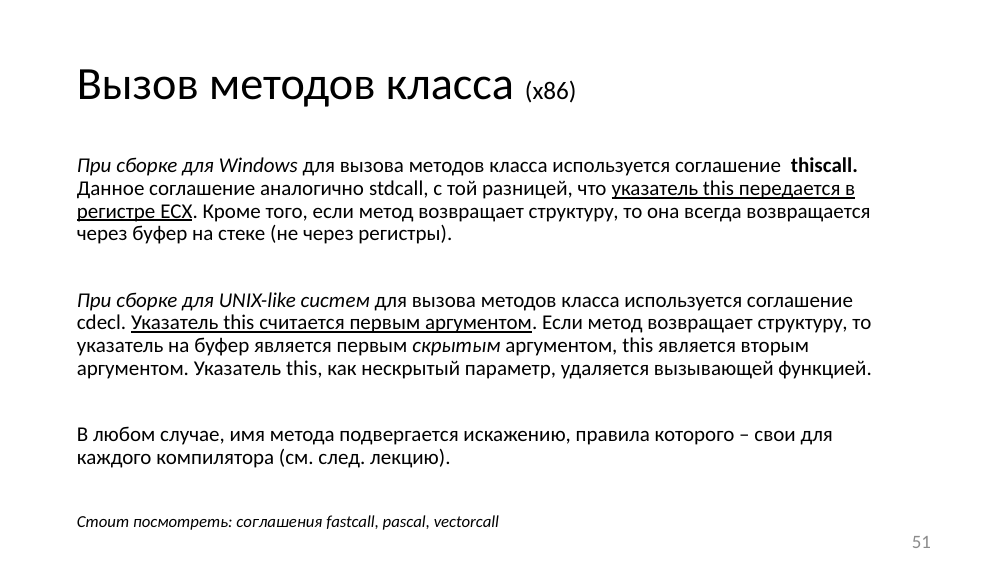
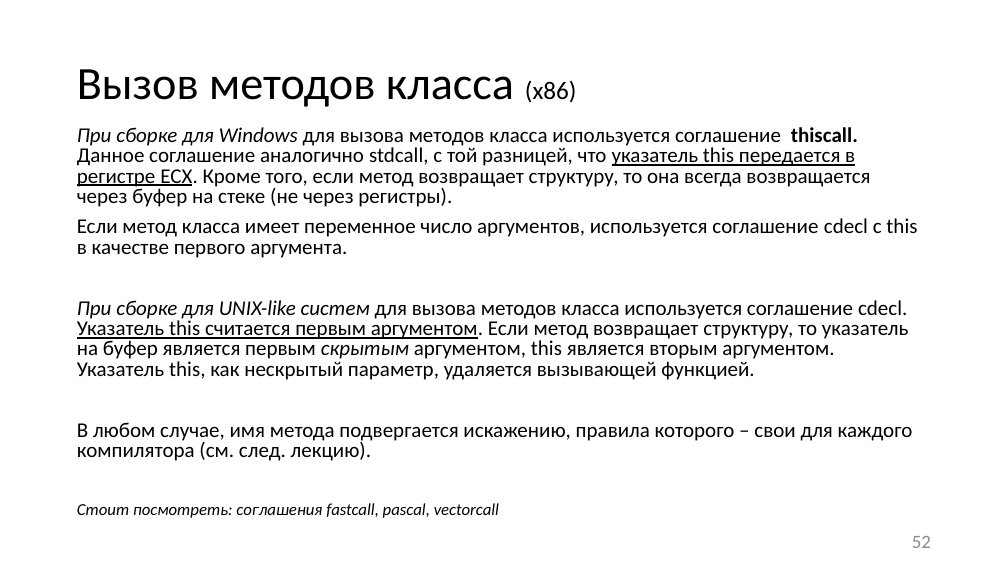
Before and after one commit to itsecd/low-level-programming, a slide deck: slide 52 of Lectures/3.Calling_conventions/Lecture3.pptx (slide 51 before the commit). Drawn at 1008x567 pixels with LibreOffice and Linux fonts; fonts in the diff are those of the drawing. Boxes give left, top, right and bottom in pixels: in the first picture for what was removed or moved away, otherwise in the second. Text is boxed around its words. In the diff, an @@ line names an element or a change of style, - is before the commit and + after.

```diff
--- a/Lectures/3.Calling_conventions/Lecture3.pptx
+++ b/Lectures/3.Calling_conventions/Lecture3.pptx
@@ text "При сборке для Windows для ...": place and size @@
-text "При сборке для Windows для ..." at bbox=[77, 157, 871, 530]
+text "При сборке для Windows для ..." at bbox=[77, 127, 917, 518]
@@ text at bbox=[77, 127, 913, 518]: line spacing 0.9 to 0.8 @@
@@ text at bbox=[77, 218, 917, 258]: paragraph added @@
+Если метод класса имеет переменное число аргументов, используется соглашение cdecl с this в качестве первого аргумента.
@@ page number at bbox=[912, 536, 931, 548]: text changed @@
-51
+52
```
Also in this commit, not shown: 17 other slides changed, 1 slide added, 9 other files.
